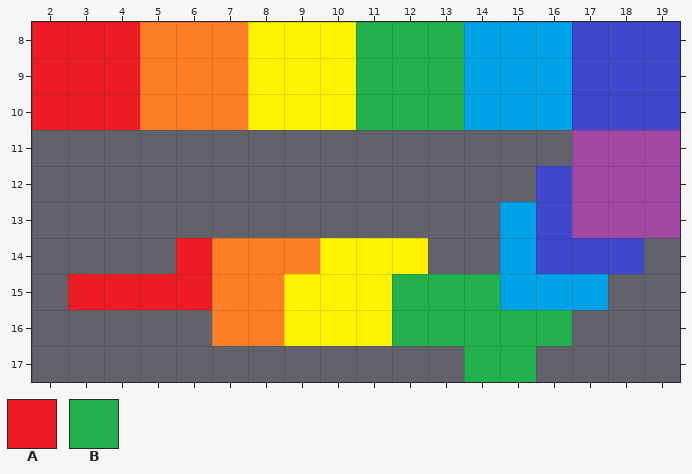
Two states of a Tiled map, RainbowGame/Assets/Maps/TestMap.tmx. The picture above is the old version.
Cells are 48x48 px. Shown: x 2..19, y 8..17.
Key: from "Tiles": A 0, B 3.
_ is an empty cell.
Layers that did not change in this view are not listed.
Layer "RedTiles" before, first column x 2:
 8 AAA_______________
 9 AAA_______________
10 AAA_______________
11 __________________
12 __________________
13 __________________
14 ____A_____________
15 _AAAA_____________
16 __________________
17 __________________
Layer "GreenTiles" before, first column x 2:
 8 _________BBB______
 9 _________BBB______
10 _________BBB______
11 __________________
12 __________________
13 __________________
14 __________________
15 __________BBB_____
16 __________BBBBB___
17 ____________BB____
Now the later version:
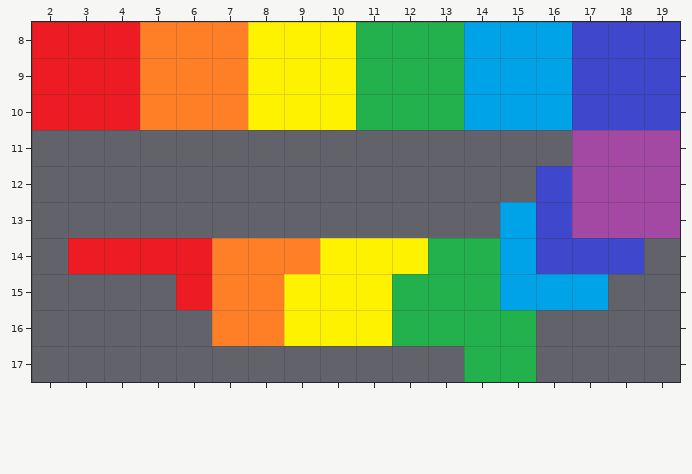
Tiles of an added or newly shown layer are drawn over the layers below it.
Changes in this commit:
Changed rows in their new state; . is an unchanged cell.
Layer "RedTiles" (removed):
first column x 3:
15 ___
Layer "GreenTiles" (removed):
first column x 16:
16 _
Layer "RedTiles0" (added):
first column x 3:
14 AAA
Layer "GreenTiles1" (added):
first column x 13:
14 BB
Where, in picture pixels (left, top, right, bottom), the same in both pictures:
changed: (68, 238, 176, 310)
added: (428, 238, 500, 274)
removed: (536, 310, 572, 346)
